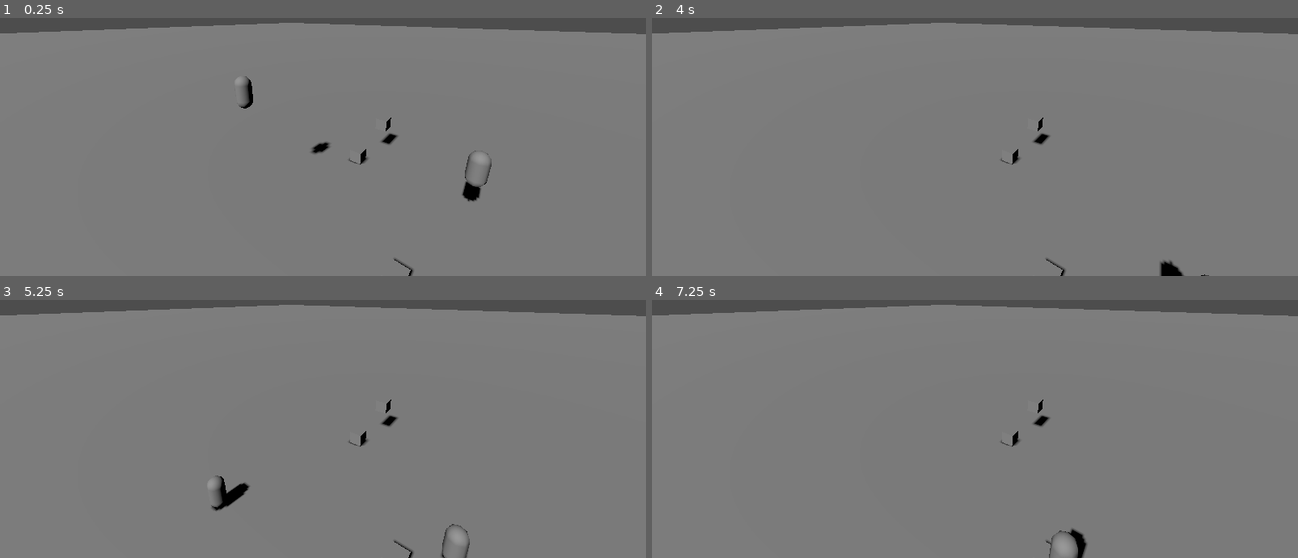
Above: before the commit, frames 1-4 (two rows, left to right).
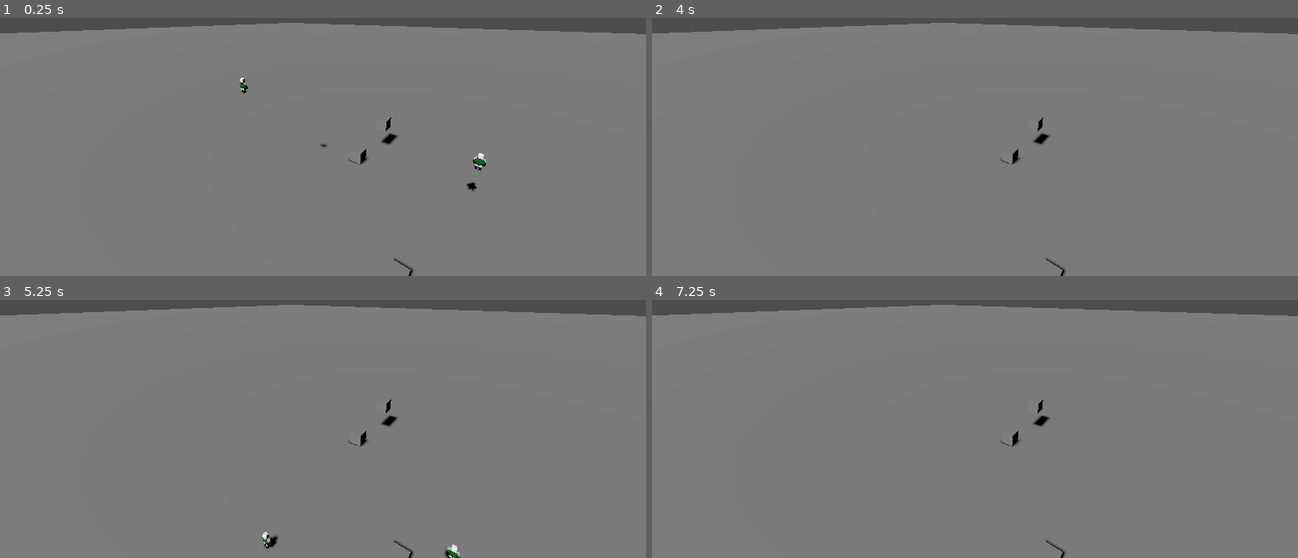
Above: after the commit, the same moments.

Repository: kevinlights/ChocoDriver
Game: Godot game, scene res://run/levels/infinite_level.tscn
The game is run twice, just before and just after one commit, with the same random seed, the same clock (stepped at 60 frames per second) and the same inputs.
Inputs:
- Up to frame 1 (0.25 s): no input
- Up to frame 2 (4 s): hold Right (move_right) 0.53-1.28 s; tap Space (jump) at 0.77, 1.52, 2.75, 3.02, 3.77 s; hold Down (move_back) 1.28-2.03 s; tap Enter at 2, 3.5 s; hold Right (move_right) 2.03-2.78 s; hold Up (move_forward) 2.78-3.53 s; hold Left (move_left) from 3.53 s (still down)
- Up to frame 3 (5.25 s): tap Space (jump) at 4.52 s; release Left (move_left) at 5.03 s; hold Down (move_back) from 5.03 s (still down)
- Up to frame 4 (7.25 s): release Down (move_back) at 5.78 s; hold Right (move_right) 5.78-6.53 s; tap Space (jump) at 6.02, 6.5, 6.77 s; hold Up (move_forward) from 6.53 s (still down)

The runs differ from the first frame. In frame 1, 0.6% of the frame differs, in the area x 36-77%, y 22-72%; in frame 2, 0.2%; in frame 3, 0.7%, in the area x 32-73%, y 68-100%; in frame 4, 0.3%.

Commit message:
:art: Add 3D model for character

Diff:
--- a/first3d/component/entity/walker/walker.tscn
+++ b/first3d/component/entity/walker/walker.tscn
@@ -1,20 +1,18 @@
 [gd_scene load_steps=4 format=3 uid="uid://b10k58capm04o"]
 
 [ext_resource type="Script" path="res://component/entity/walker/walker.gd" id="1_xg6by"]
+[ext_resource type="PackedScene" uid="uid://bt8on6t7lqtrt" path="res://component/entity/walker/BasicPlayer.glb" id="2_p2xjj"]
 
-[sub_resource type="CapsuleMesh" id="CapsuleMesh_skhap"]
-radial_segments = 8
-rings = 4
-
-[sub_resource type="CapsuleShape3D" id="CapsuleShape3D_4r1ky"]
+[sub_resource type="BoxShape3D" id="BoxShape3D_6q2sk"]
+size = Vector3(0.56, 0.8, 0.4)
 
 [node name="Walker" type="CharacterBody3D"]
 collision_layer = 2
 collision_mask = 5
 script = ExtResource("1_xg6by")
 
-[node name="Skin" type="MeshInstance3D" parent="."]
-mesh = SubResource("CapsuleMesh_skhap")
+[node name="BasicPlayer" parent="." instance=ExtResource("2_p2xjj")]
 
 [node name="Shape" type="CollisionShape3D" parent="."]
-shape = SubResource("CapsuleShape3D_4r1ky")
+transform = Transform3D(1, 0, 0, 0, 1, 0, 0, 0, 1, 0, 0.4, 0)
+shape = SubResource("BoxShape3D_6q2sk")
Binary file added: first3d/component/entity/walker/BasicPlayer.glb
Not shown, added: first3d/component/entity/walker/BasicPlayer.glb.import
